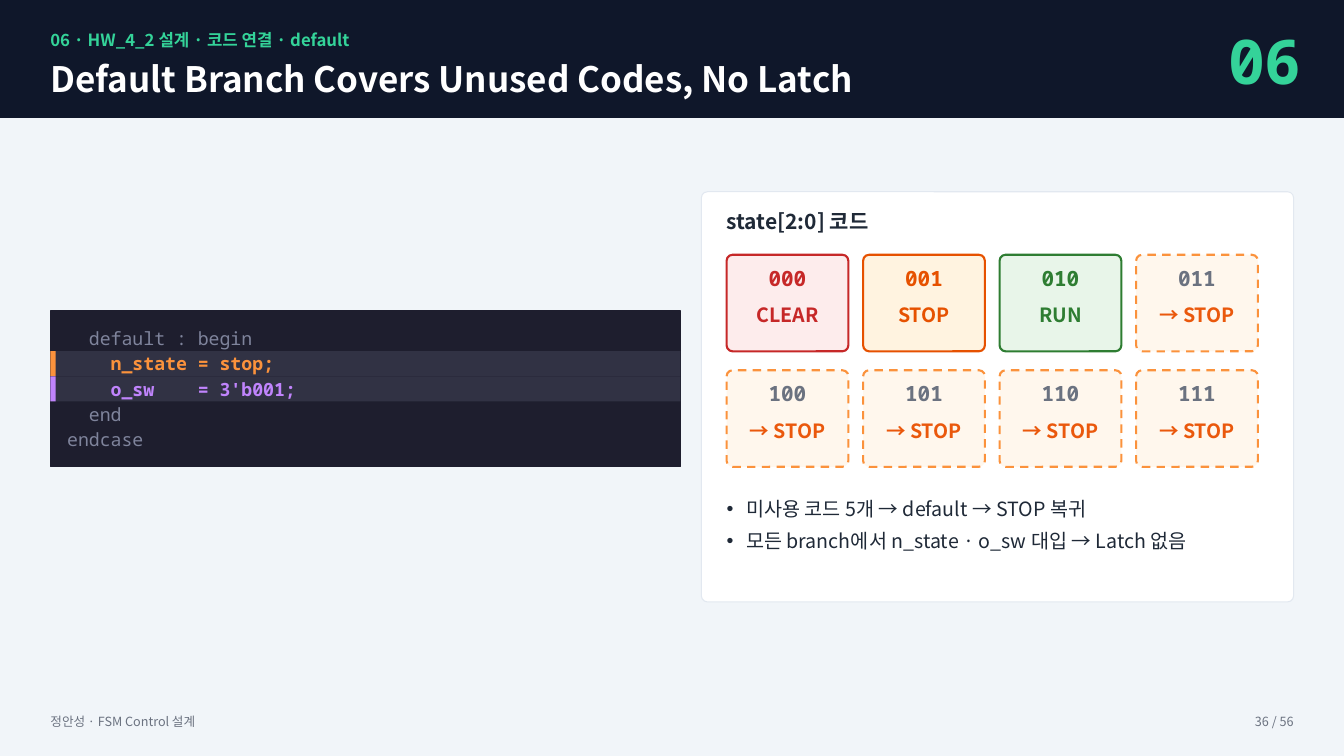
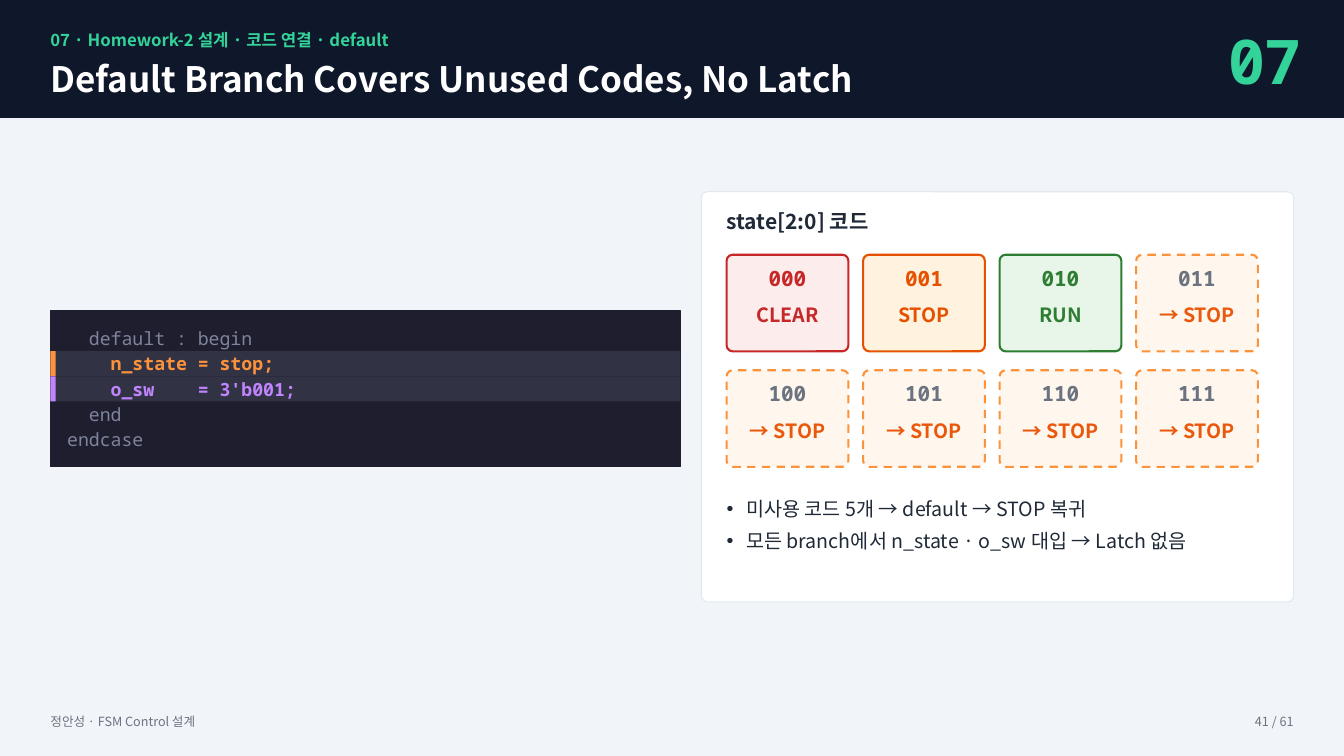
Before and after one commit to kimsacademy1234-max/System_Verilog, a slide deck: slide 41 of homework/1008_fsm_project/FSM_Control_정안성_new.pptx (slide 36 before the commit). Drawn at 1344x756 pixels with LibreOffice and Linux fonts; fonts in the diff are those of the drawing. Boxes give left, top, right and bottom in pixels: in the first picture for what was removed or moved away, otherwise in the second. Text is boxed around its words. In the diff, an @@ line names an element or a change of style, - is before the commit and + after.

```diff
--- a/homework/1008_fsm_project/FSM_Control_정안성_new.pptx
+++ b/homework/1008_fsm_project/FSM_Control_정안성_new.pptx
@@ text at <box>50,32,388,48</box>: text changed @@
-06 · HW_4_2 설계 · 코드 연결 · default
+07 · Homework-2 설계 · 코드 연결 · default
@@ text at <box>1228,39,1302,85</box>: text changed @@
-06
+07
@@ text at <box>1255,716,1294,726</box>: text changed @@
-36 / 56
+41 / 61
```
Also in this commit, not shown: 54 other slides changed, 6 slides added, 1 slide removed.
